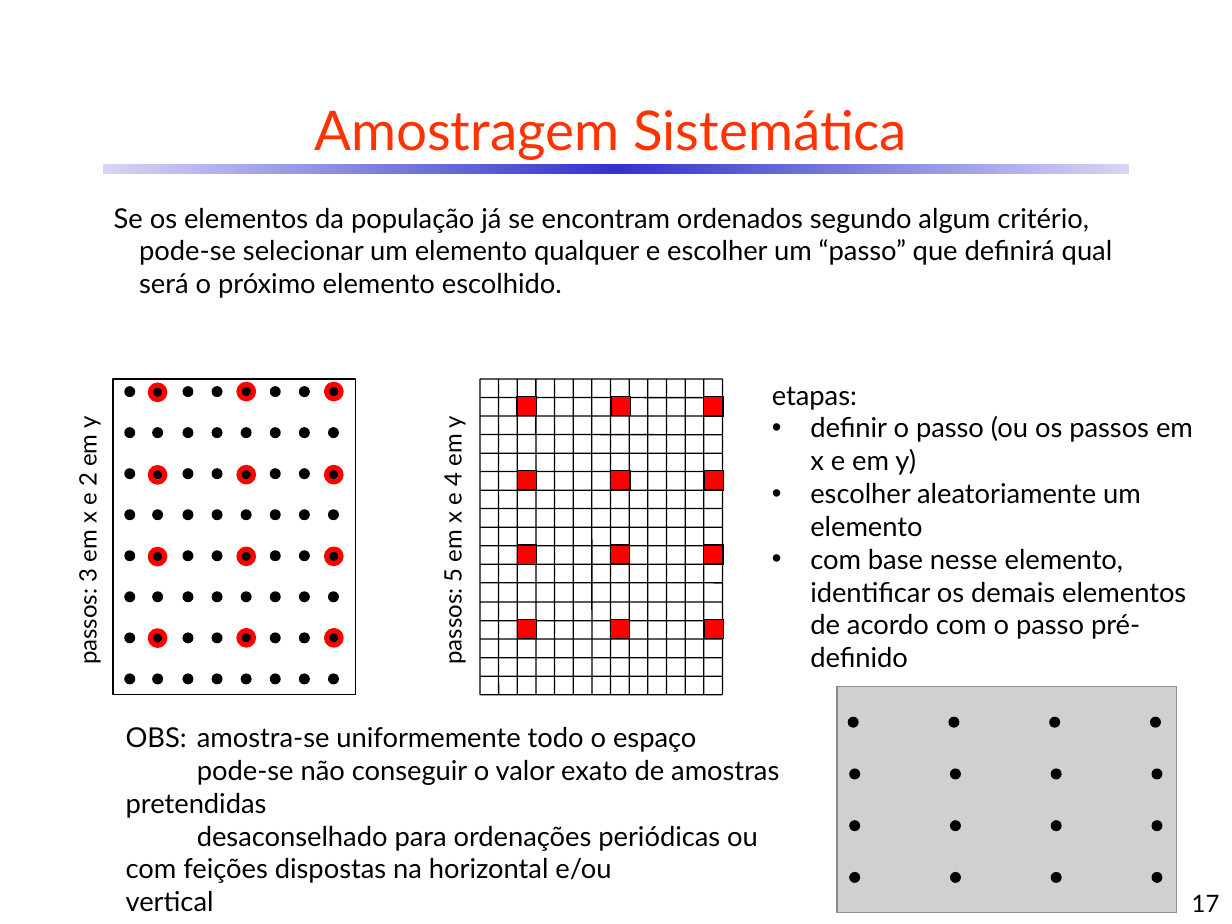
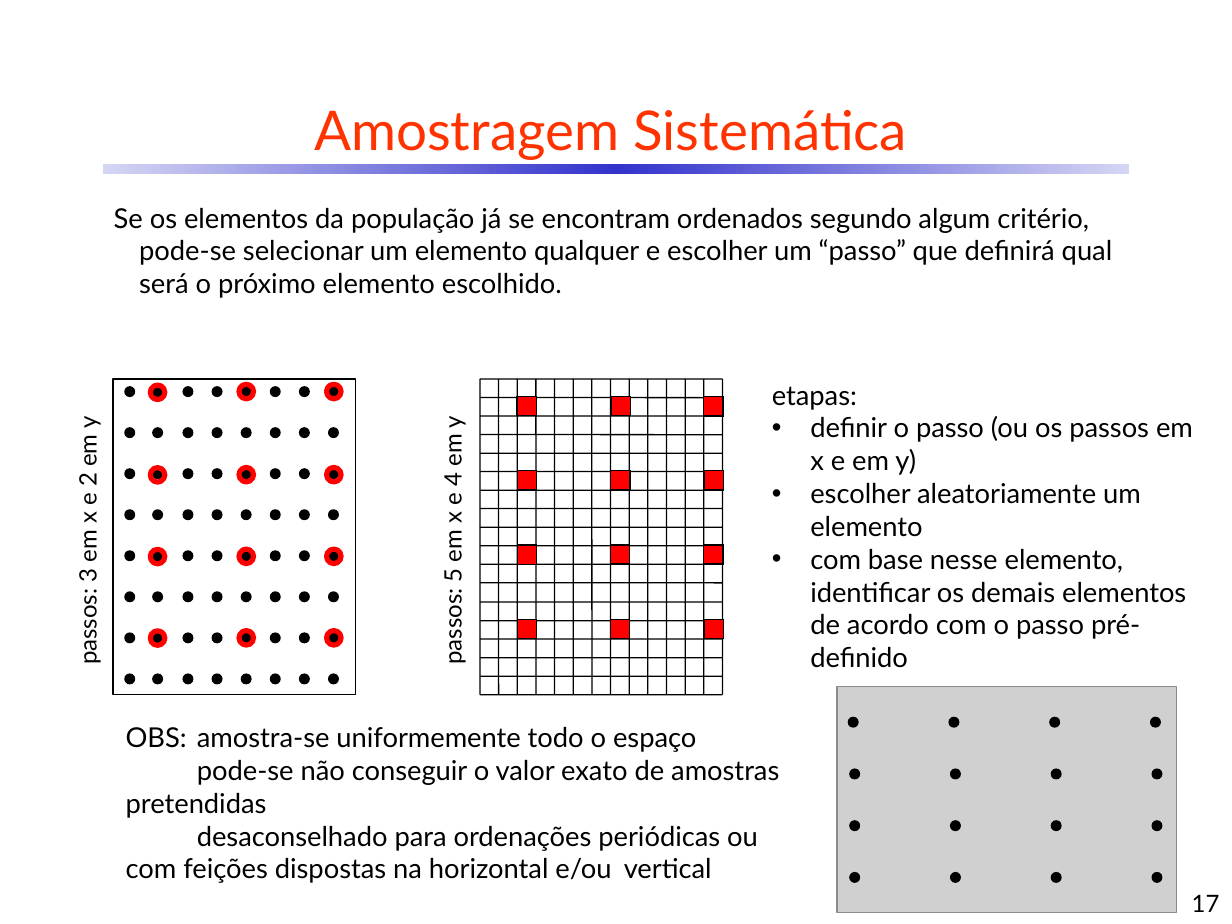
Before and after one commit to CDRenno/Estatistica, a slide deck: slide 17 of ppt/08TAmostr.pptx. Drawn at 1232x924 pixels with LibreOffice and Linux fonts; fonts in the diff are those of the drawing; grey boxes stand for pictures. Boxes give left, top, right and bottom in pixels: in the first picture for what was removed or moved away, otherwise in the second. Text is boxed around its words. In the diff, an @@ line names an element or a change of style, - is before the commit and + after.

```diff
--- a/ppt/08TAmostr.pptx
+++ b/ppt/08TAmostr.pptx
@@ text "OBS: amostra-se uniformemente todo o ..." rewrapped from (x1=126, y1=727, x2=779, y2=912) to (x1=126, y1=727, x2=779, y2=883) @@
```
Also in this commit, not shown: 1 other slide changed, 3 other files.
